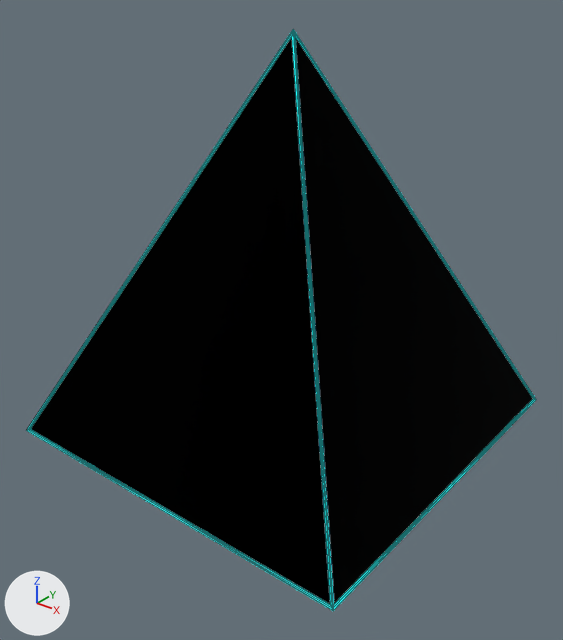
A saved change to the glTF model models/pyramid1.glb.
Camera for both pictures: a 50 mm lens placed at (2.26, -2.9, 2.36), pointed at (0.07, -0.16, 0.66). Every picture has the same lights, and +X, +Y and +Z are marked at lower left. Mesh edges are drawn as thin lines.
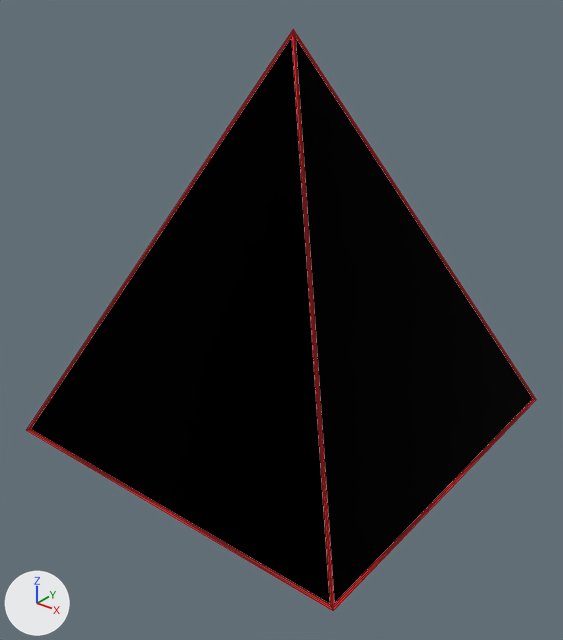
Changed parts and their boxes [x1, y1, x2, y2] in the pictures (563 x 640 px):
'Cube', recoloured (cyan to red): [26, 29, 536, 611] in both

The change, as a list of edits to the scene's bpy script:
```text
Change mat_material_001:
    mat_material_001.base_color: (0.0, 0.8, 0.791) -> (0.8, 0.0, 0.0022)  # cyan #00e7e6 -> red #e70007
    mat_material_001.emission_color: (0.0, 0.972, 1.0) -> (1.0, 0.0, 0.00107)  # cyan #00fcff -> red #ff0004
```
